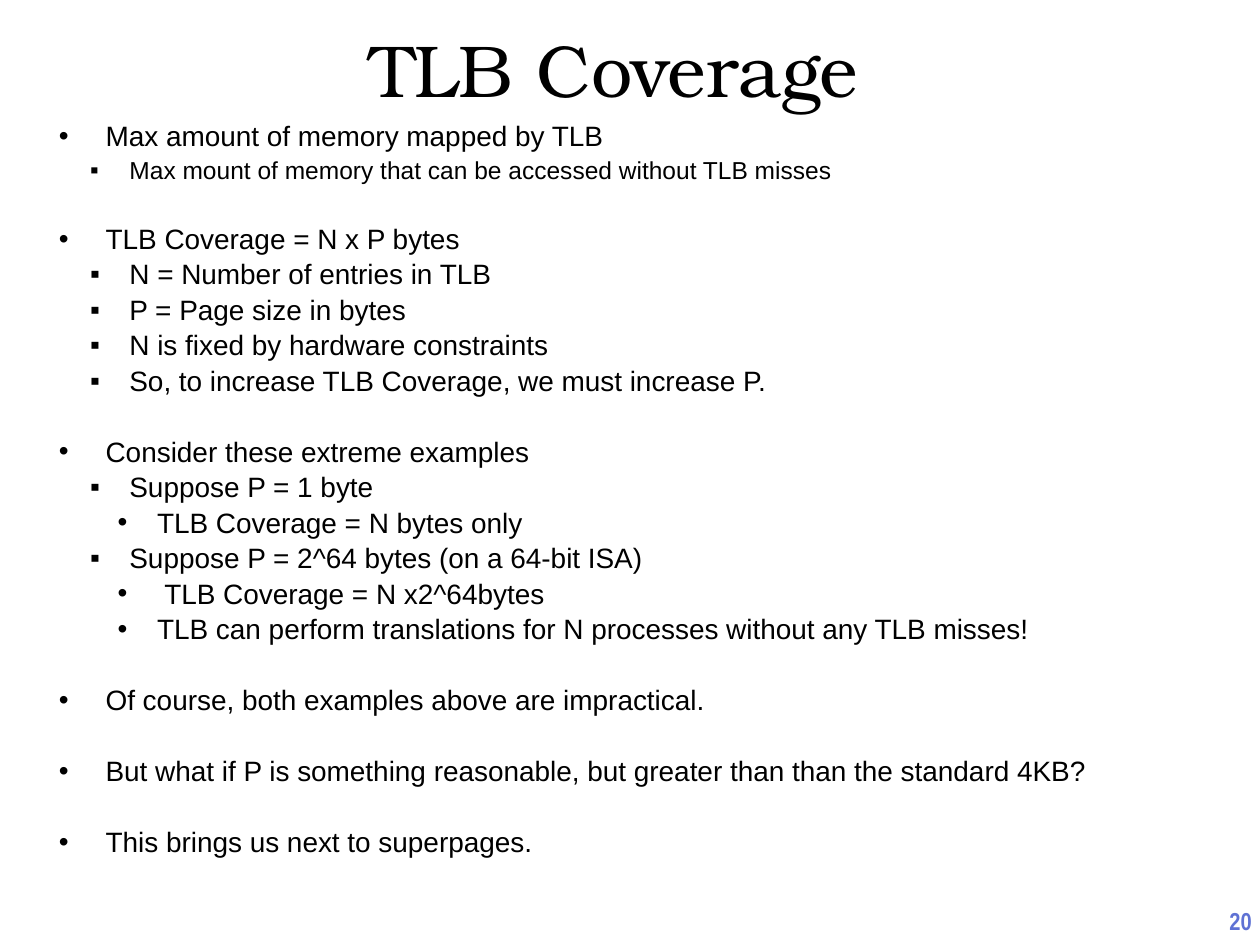
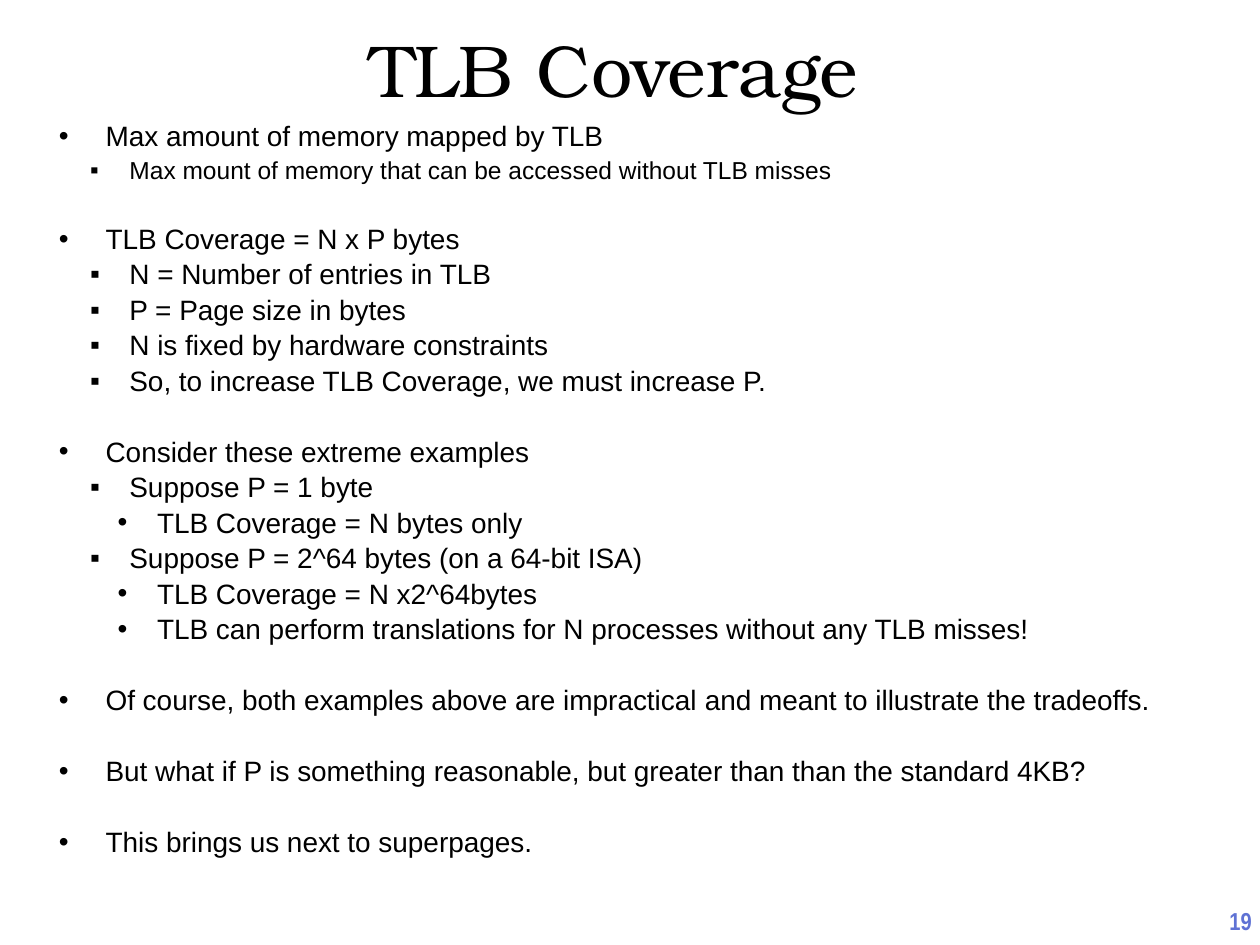
Before and after one commit to oscourse/oscourse.github.io, a slide deck: slide 19 of slides/virtual_memory_intro.pptx (slide 20 before the commit). Drawn at 1260x945 pixels with LibreOffice and Linux fonts; fonts in the diff are those of the drawing. Boxes give left, top, right and bottom in pixels: in the first picture for what was removed or moved away, otherwise in the second. Text is boxed around its words. In the diff, an @@ line names an element or a change of style, - is before the commit and + after.

```diff
--- a/slides/virtual_memory_intro.pptx
+++ b/slides/virtual_memory_intro.pptx
@@ text at (x1=106, y1=689, x2=1150, y2=715): text changed @@
-• Of course, both examples above are impractical.
+• Of course, both examples above are impractical and meant to illustrate the tradeoffs.
@@ page number at (x1=1229, y1=913, x2=1251, y2=930): text changed @@
-20
+19
```
Also in this commit, not shown: 3 other slides changed, 1 slide removed, 3 other files.
